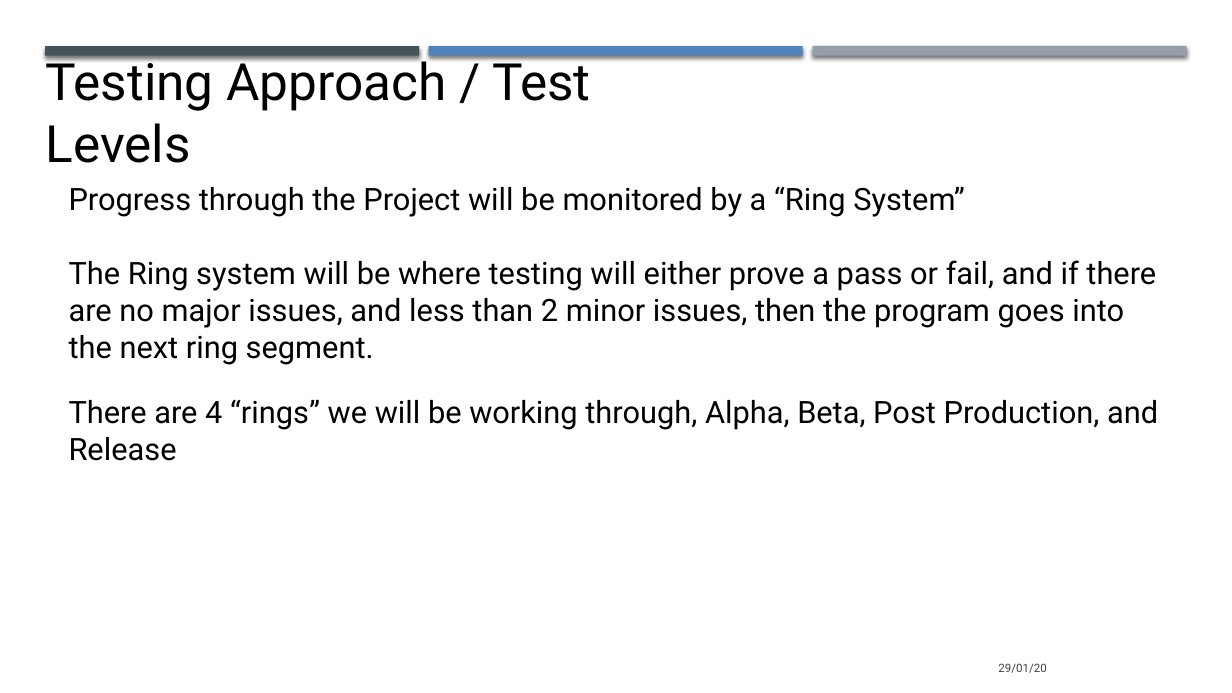
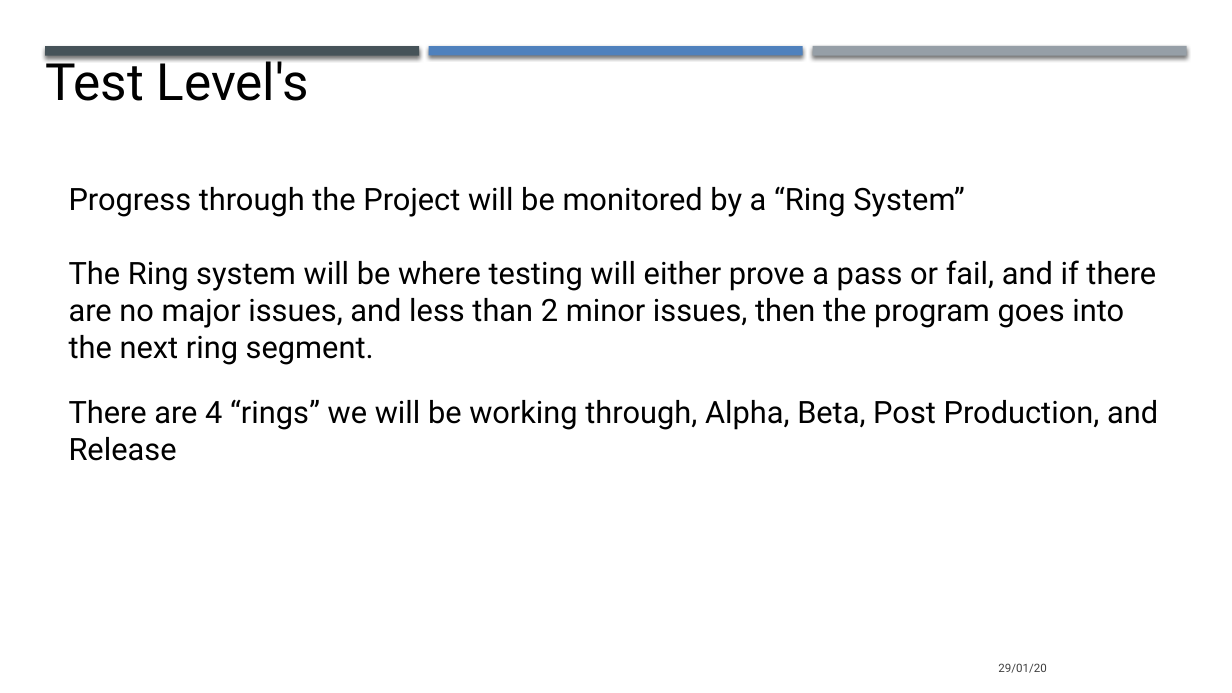
Before and after one commit to jasalazar/team6, a slide deck: slide 8 of Documents/Presentation 1 Team 6.pptx (slide 7 before the commit). Drawn at 1232x693 pixels with LibreOffice and Linux fonts; fonts in the diff are those of the drawing. Boxes give left, top, right and bottom in pixels: in the first picture for what was removed or moved away, otherwise in the second. Text is boxed around its words. In the diff, an @@ line names an element or a change of style, - is before the commit and + after.

```diff
--- a/Documents/Presentation 1 Team 6.pptx
+++ b/Documents/Presentation 1 Team 6.pptx
@@ text at <box>46,53,309,101</box>: text changed @@
-Testing Approach / Test Levels
+Test Level's
```
Also in this commit, not shown: 5 other slides changed, 1 slide removed, 1 other file.
